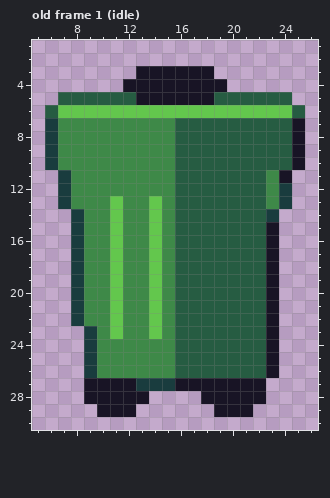
One commit to this pixel-art file: art/obstacles/bin.aseprite. This is how it looked before the edit.
32x32 pixels, 1 frame. Shown: old frame 1 (idle): x 5..26, y 1..30.
After the commit:
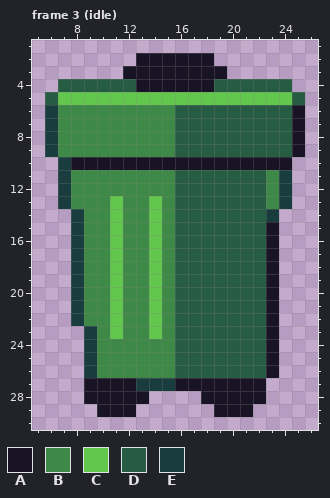
Palette (. is transparent): A #181425  B #3e8948  C #63c74d  D #265c42  E #193c3e
A new or re-ordered frame is compared with the old frame closest to it.
Changes in this commit:
frames 1 -> 4
Changed rows in their new state; - is an unchanged pixel.
Frame 3 (idle) is new; against old frame 1 (idle):
first column x 6:
 2 -------AAAAAA-------
 3 ------A------A------
 4 -DDDDDD------DDDDDD-
 5 DCCCCCCCCCCCCCCCCCCD
 6 EBBBBBBBBBDDDDDDDDDA
first column x 6:
10 .EAAAAAAAAAAAAAAAAA.
11 ------------------E-
Where, in picture pixels (left, top, right, bottom), the same in both pictures:
changed: (45, 53, 305, 118)
changed: (45, 157, 305, 183)
